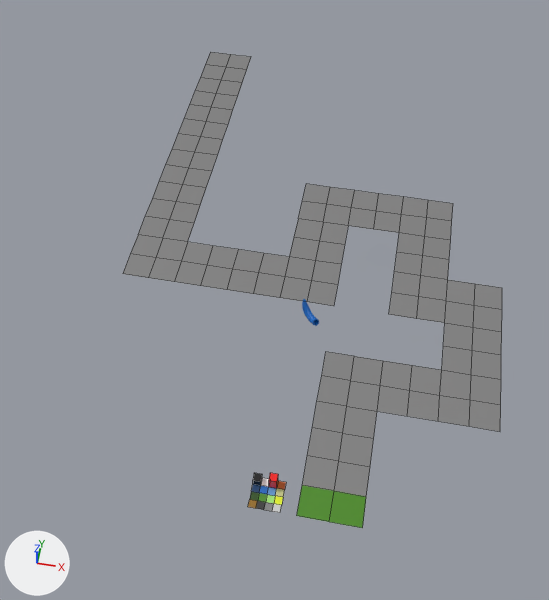
Two versions of the Blender file unity/KeepItAlive/Assets/Levels/level.blend, one commit apart.
Rendered twice from a 50 mm camera at (-0.1, -18.1, 44.6) aimed at (-6.6, 16.1, -1.8). Arrows for +X, +Y and +Z are at lower left; the lights stay in place. Mesh edges are drawn as thin lines on the coarser meshes.

In view in the first picture: 'Level Path'.
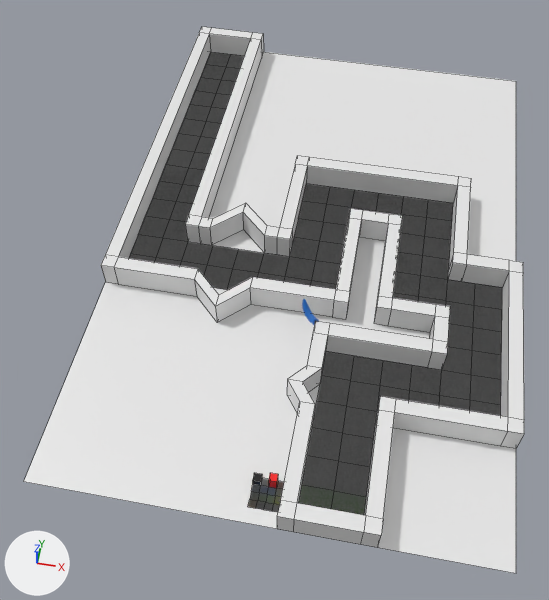
Location of each change, [x1, y1, x2, y2] in pixels of the pictures (549 x 600 px):
'Boundary', shown
    after: [24, 27, 524, 573]
part 1 of me_boundary, built on
    after: [281, 333, 327, 503]
part 2 of me_boundary, built on
    after: [114, 203, 336, 323]
'Level Path', unchanged, covered by the edit
    before: [123, 52, 502, 528]
    after: [129, 52, 502, 515]

The edits, one by one:
me_boundary is used by ob_boundary; location (0.0, 0.0, 0.0).
me_boundary had 164 vertices, 161 faces and spanned x -19.0..11.0, y -2.0..44.0, z 0.0..2.0.
me_boundary now has 200 vertices, 197 faces and spans x -19.0..11.0, y -2.0..44.0, z 0.0..2.0.
Part 1, on me_boundary:
4 faces are deleted.
12 vertices are added at x -4.0..-2.0, y 5.6..8.4, z 0.0..2.0.
16 new faces join them.
Part 2, on me_boundary:
8 faces are deleted.
24 vertices are added at x -12.1..-7.9, y 12.0..22.0, z 0.0..2.0.
32 new faces join them.
Object 'Boundary' (ob_boundary) is now shown.
